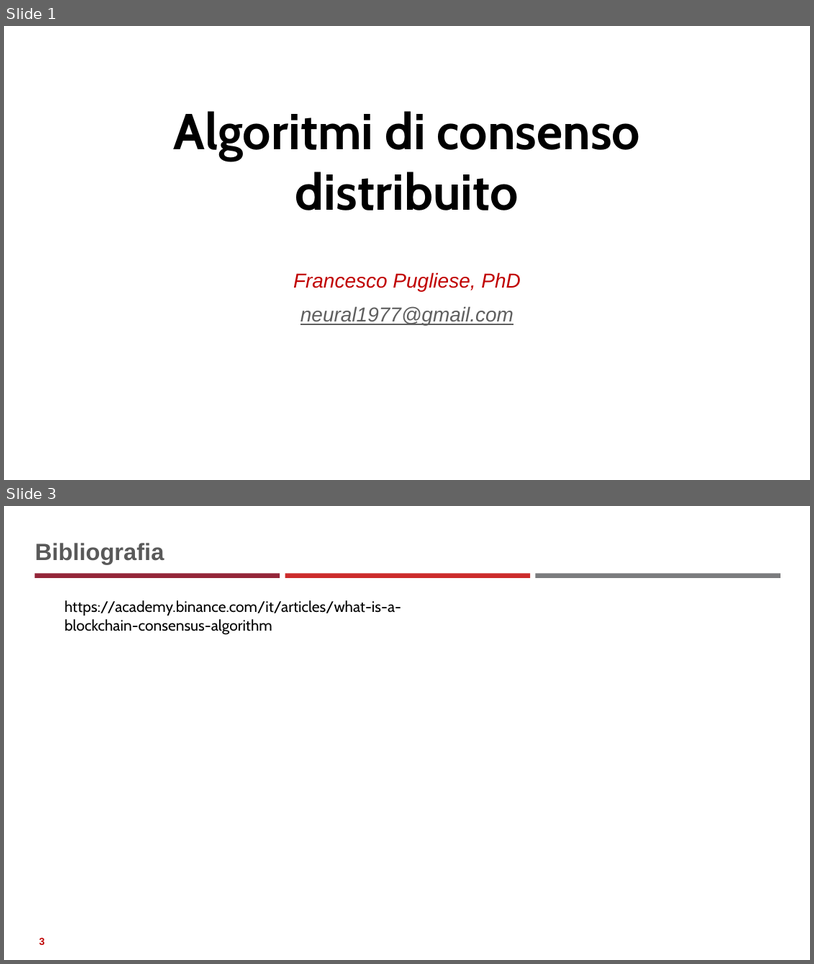
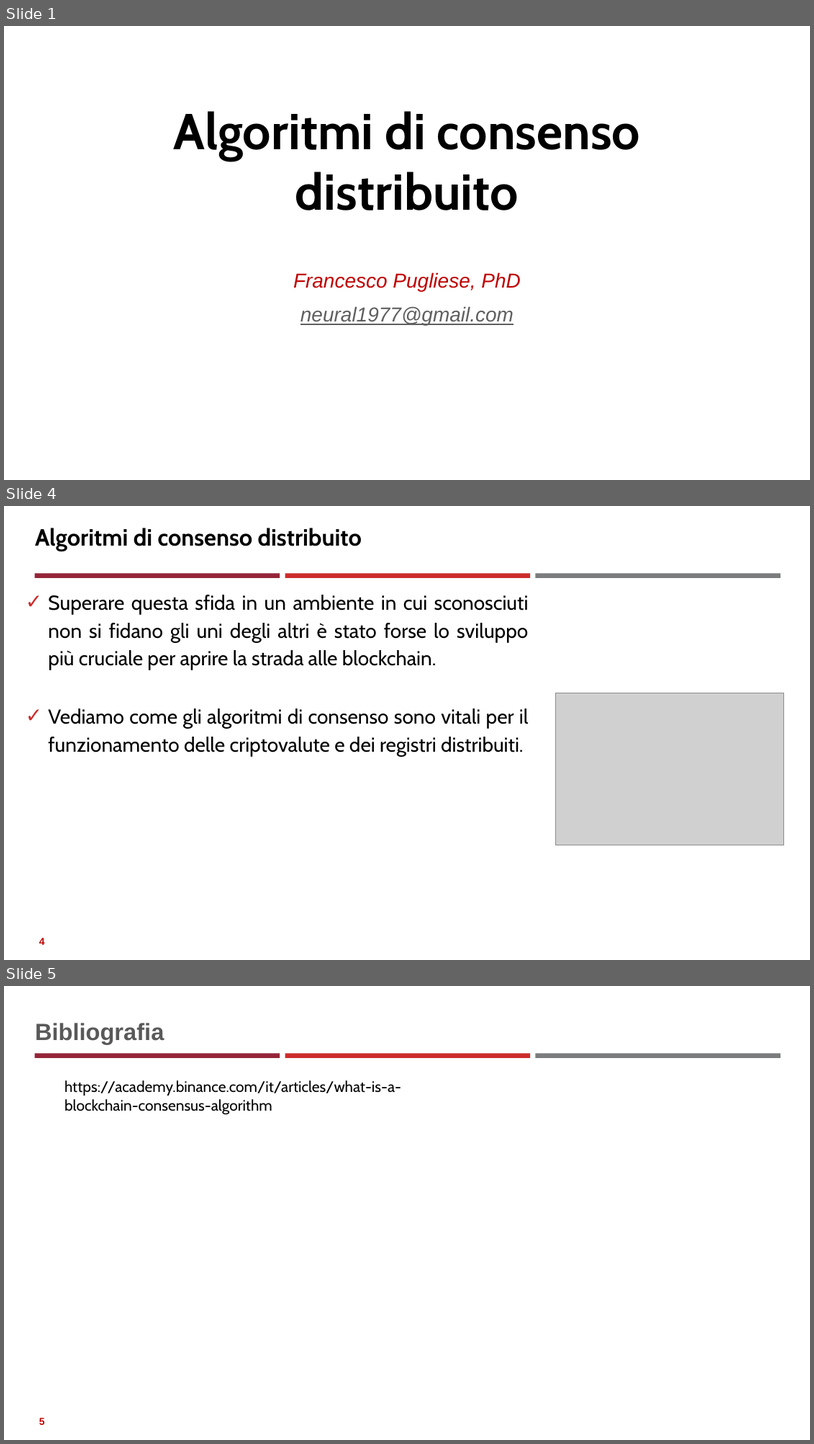
Before and after one commit to neural1977/data_science_interview_material, a slide deck: Assicurazioni/Algoritmi di consenso distribuito_ita.pptx. Shown one above the other, each under a label of ours: slides 1 and 3 before the commit, slides 1, 4 and 5 after it; the slides between them are not shown. The pictures are 814x964 and 814x1444 pixels, drawn with LibreOffice and Linux fonts; fonts in the diff are those of the drawing; grey boxes stand for pictures. Boxes give left, top, right and bottom in pixels: in the first picture for what was removed or moved away, otherwise in the second. Text is boxed around its words. In the diff, an @@ line names an element or a change of style, - is before the commit and + after.

```diff
--- a/Assicurazioni/Algoritmi di consenso distribuito_ita.pptx
+++ b/Assicurazioni/Algoritmi di consenso distribuito_ita.pptx
@@ slide 4 added at (4,506,810,960), background #FFFFFF; not listed: 3 template elements that a slide beside it also shows @@
@@ title added at (35,528,363,551), 28 pt, text #000000, bold @@
+Algoritmi di consenso distribuito
@@ text added at (48,595,529,756), 24 pt, text #000000 @@
+✓ Superare questa sfida in un ambiente in cui sconosciuti non si fidano gli uni degli altri è stato forse lo sviluppo più cruciale per aprire la strada alle blockchain.
+✓ Vediamo come gli algoritmi di consenso sono vitali per il funzionamento delle criptovalute e dei registri distribuiti.
@@ picture added at (556,693,784,845) @@
@@ page number added at (39,937,45,944), 12 pt, text #C00000, bold @@
+4
@@ what was slide 3 is now slide 5 @@
@@ page number at (39,1417,45,1424): text changed @@
-3
+5
```
Also in this commit, not shown: 1 slide changed, 1 other slide added, 6 other files.
